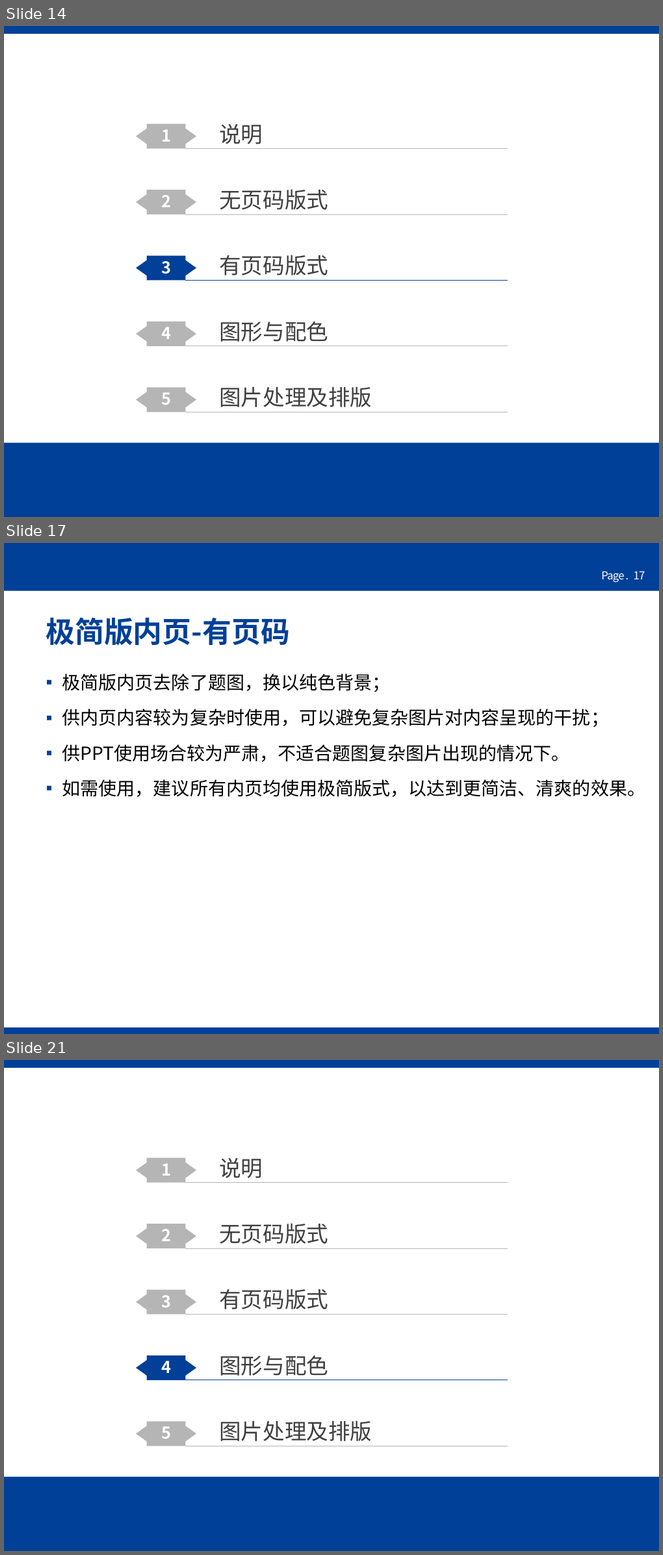
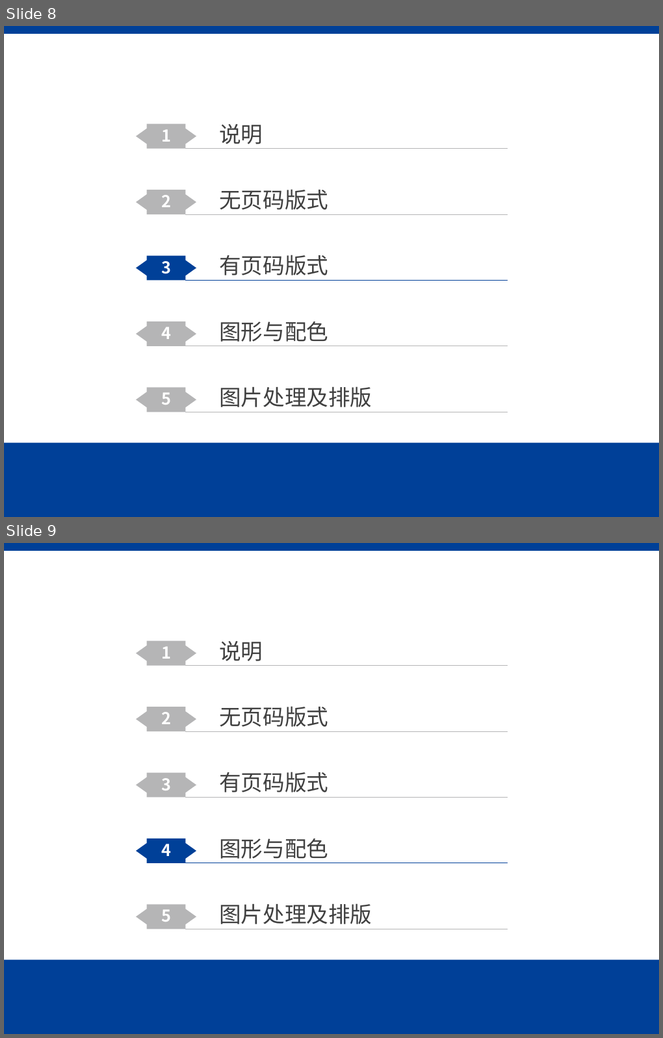
Before and after one commit to Voidkai/Polkadot, a slide deck: Polkadot-PPT.pptx. Shown one above the other, each under a label of ours: slides 14, 17 and 21 before the commit, slides 8 and 9 after it; the slides between them are not shown. The pictures are 663x1555 and 663x1038 pixels, drawn with LibreOffice and Linux fonts; fonts in the diff are those of the drawing; background and template pictures are left out. Boxes give left, top, right and bottom in pixels: in the first picture for what was removed or moved away, otherwise in the second. Text is boxed around its words. In the diff, an @@ line names an element or a change of style, - is before the commit and + after.

```diff
--- a/Polkadot-PPT.pptx
+++ b/Polkadot-PPT.pptx
@@ slide 17 removed at bbox=[4, 543, 659, 1034], background #FFFFFF @@
@@ rectangle removed at bbox=[4, 543, 659, 591] @@
@@ text removed at bbox=[601, 571, 624, 583] @@
-Page .
@@ page number removed at bbox=[634, 571, 646, 579] @@
-17
@@ title removed at bbox=[46, 617, 290, 646] @@
-极简版内页-有页码
@@ text removed at bbox=[62, 674, 646, 797] @@
-▪ 极简版内页去除了题图，换以纯色背景；
-▪ 供内页内容较为复杂时使用，可以避免复杂图片对内容呈现的干扰；
-▪ 供PPT使用场合较为严肃，不适合题图复杂图片出现的情况下。
-▪ 如需使用，建议所有内页均使用极简版式，以达到更简洁、清爽的效果。
@@ rectangle removed at bbox=[4, 1028, 659, 1034] @@
@@ what was slide 14 is now slide 8 @@
@@ what was slide 21 is now slide 9 @@
```
Also in this commit, not shown: 2 slides changed, 3 slides added, 14 other slides removed.
